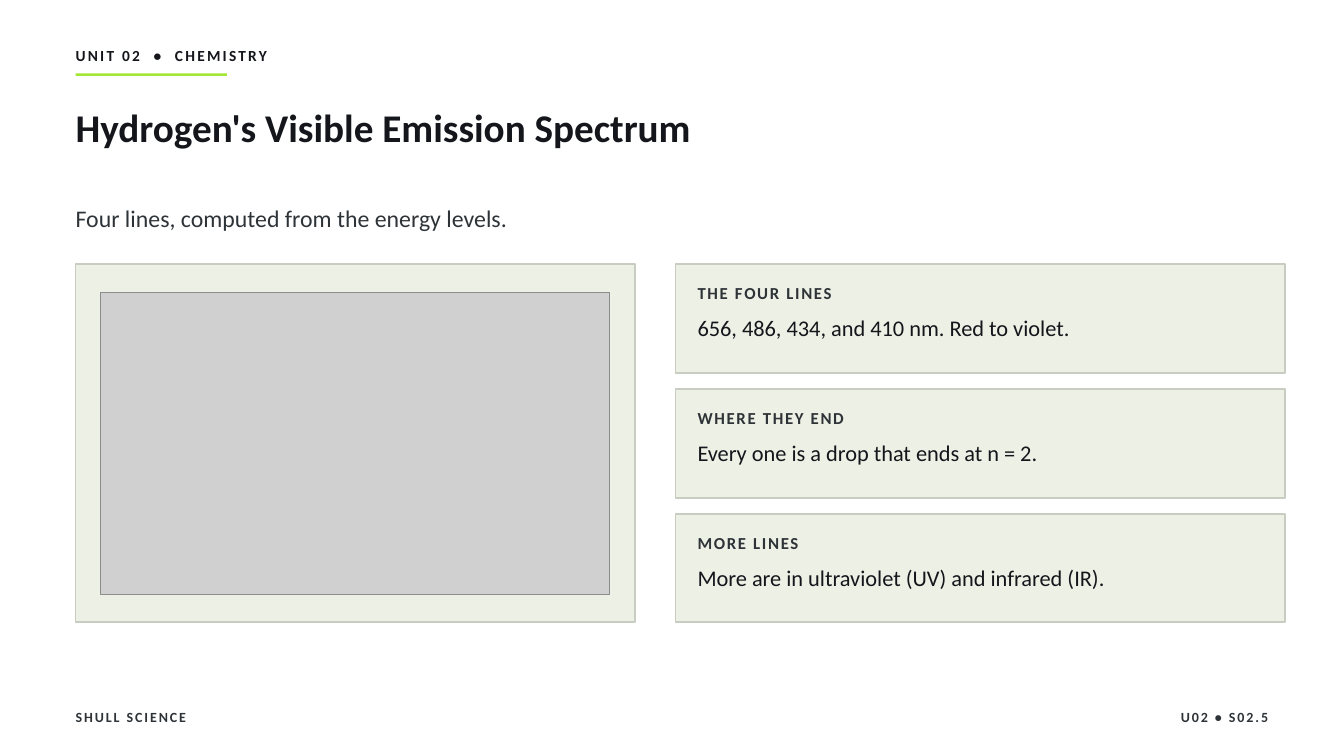
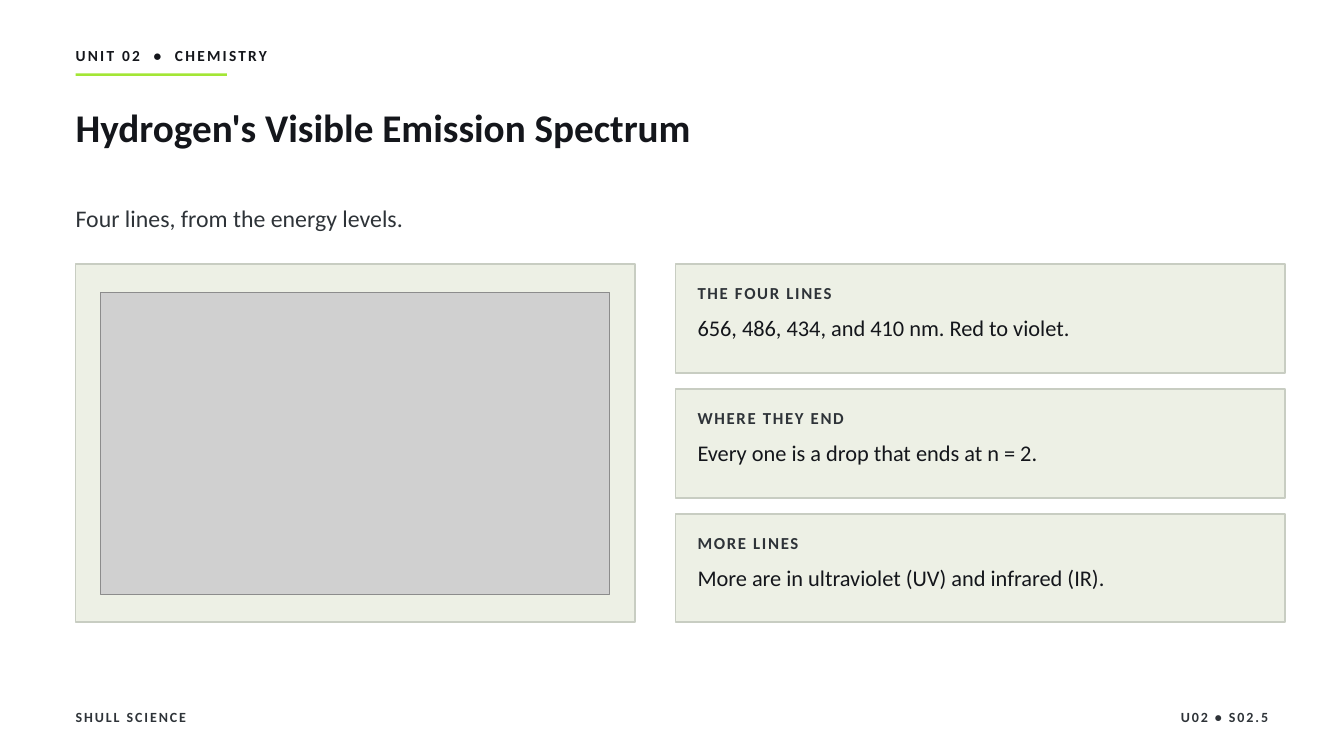
Before and after one commit to Hayabusa015/WorkWork, a slide deck: slide 8 of deliverables/chem-u02/SHULL_CHEM_Slides_U02_S02.5.pptx. Drawn at 1344x756 pixels with LibreOffice and Linux fonts; fonts in the diff are those of the drawing; grey boxes stand for pictures. Boxes give left, top, right and bottom in pixels: in the first picture for what was removed or moved away, otherwise in the second. Text is boxed around its words. In the diff, an @@ line names an element or a change of style, - is before the commit and + after.

```diff
--- a/deliverables/chem-u02/SHULL_CHEM_Slides_U02_S02.5.pptx
+++ b/deliverables/chem-u02/SHULL_CHEM_Slides_U02_S02.5.pptx
@@ text at <box>76,210,402,231</box>: text changed @@
-Four lines, computed from the energy levels.
+Four lines, from the energy levels.
```
Also in this commit, not shown: 1 other slide changed, 2 other files.
